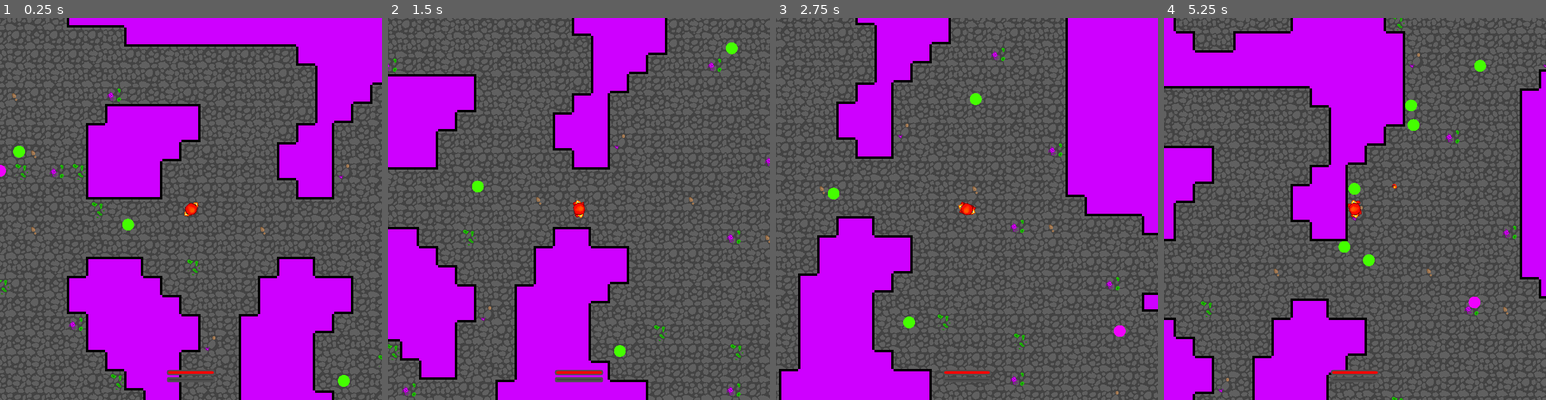
Above: before the commit, frames 1-4 (left to right).
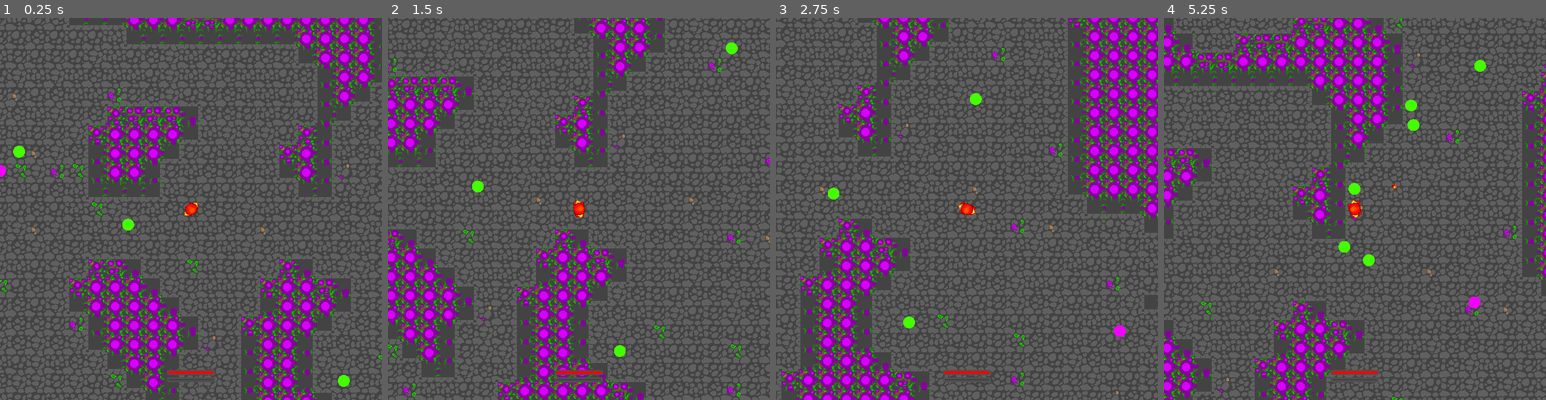
Above: after the commit, the same moments.

Repository: the-alex-g/TrialByFire
Game: Godot game, scene res://Main/Main.tscn
Same seed, same stepped clock (60 frames per second), same inputs: the game is played once before the commit and once after it.
Inputs (mouse positions are in pixels of both pictures, inside the frame that each line leads up to):
- Up to frame 1 (0.25 s): no input
- Up to frame 2 (1.5 s): tap Enter (teleport) at 0.5, 1.35 s; move the mouse to (663, 189) at 0.52 s; hold D (right) 0.53-1.28 s; click (663, 189) at 0.6 s; move the mouse to (502, 228) at 1.27 s; hold S (down) from 1.28 s (still down)
- Up to frame 3 (2.75 s): move the mouse to (1005, 124) at 2.02 s; release S (down) at 2.03 s; hold D (right) from 2.03 s (still down); click (1005, 124) at 2.1 s
- Up to frame 4 (5.25 s): move the mouse to (1335, 285) at 2.77 s; release D (right) at 2.78 s; hold W (up) 2.78-3.53 s; tap Enter (teleport) at 2.85, 4.35 s; move the mouse to (1469, 266) at 3.52 s; hold A (left) 3.53-5.03 s; click (1469, 266) at 3.6 s; move the mouse to (1240, 151) at 4.27 s; move the mouse to (1374, 209) at 5.02 s; hold S (down) from 5.03 s (still down); click (1374, 209) at 5.1 s

The runs differ from the first frame. In frame 1, 31% of the frame differs, in the area x 17-100%, y 0-100%; in frame 2, 25%; in frame 3, 27%; in frame 4, 27%.

Commit message:
Start working on actual wall art

Diff:
--- a/project/Main/Main.gd
+++ b/project/Main/Main.gd
@@ -15,7 +15,7 @@
 	12:"decorated",
 }
 const PLAIN_TILE_MULTIPLIER := 20
-const WALL_TILE := 3
+const WALL_TILE := 13
 const ENEMY_DATA := [
 	{"path":"res://Enemy/MeleeEnemy.tscn", "ratio":2},
 	{"path":"res://Enemy/RangedEnemy.tscn", "ratio":2},
--- a/project/Main/Main.tscn
+++ b/project/Main/Main.tscn
@@ -4,7 +4,7 @@
 [ext_resource path="res://Main/FloorTiles.png" type="Texture" id=2]
 [ext_resource path="res://Player/Player.tscn" type="PackedScene" id=3]
 [ext_resource path="res://Main/HUD.tscn" type="PackedScene" id=4]
-[ext_resource path="res://Main/test_autotile_3x3.png" type="Texture" id=5]
+[ext_resource path="res://Main/Walls.png" type="Texture" id=5]
 
 [sub_resource type="ConvexPolygonShape2D" id=2]
 points = PoolVector2Array( 0, 0, 32, 0, 32, 32, 0, 32 )
@@ -52,120 +52,6 @@
 points = PoolVector2Array( 0, 0, 32, 0, 32, 32, 0, 32 )
 
 [sub_resource type="TileSet" id=1]
-3/name = "test_autotile_3x3.png 3"
-3/texture = ExtResource( 5 )
-3/tex_offset = Vector2( 0, 0 )
-3/modulate = Color( 1, 1, 1, 1 )
-3/region = Rect2( 0, 0, 128, 128 )
-3/tile_mode = 1
-3/autotile/bitmask_mode = 1
-3/autotile/bitmask_flags = [ Vector2( 0, 0 ), 144, Vector2( 0, 1 ), 146, Vector2( 0, 2 ), 18, Vector2( 0, 3 ), 16, Vector2( 1, 0 ), 16777392, Vector2( 1, 1 ), 17039538, Vector2( 1, 2 ), 262194, Vector2( 1, 3 ), 48, Vector2( 2, 0 ), 20971704, Vector2( 2, 1 ), 21299386, Vector2( 2, 2 ), 327738, Vector2( 2, 3 ), 56, Vector2( 3, 0 ), 4194456, Vector2( 3, 1 ), 4259994, Vector2( 3, 2 ), 65562, Vector2( 3, 3 ), 24 ]
-3/autotile/icon_coordinate = Vector2( 0, 0 )
-3/autotile/tile_size = Vector2( 32, 32 )
-3/autotile/spacing = 0
-3/autotile/occluder_map = [  ]
-3/autotile/navpoly_map = [  ]
-3/autotile/priority_map = [  ]
-3/autotile/z_index_map = [  ]
-3/occluder_offset = Vector2( 0, 0 )
-3/navigation_offset = Vector2( 0, 0 )
-3/shape_offset = Vector2( 0, 0 )
-3/shape_transform = Transform2D( 1, 0, 0, 1, 0, 0 )
-3/shape = SubResource( 2 )
-3/shape_one_way = false
-3/shape_one_way_margin = 1.0
-3/shapes = [ {
-"autotile_coord": Vector2( 0, 0 ),
-"one_way": false,
-"one_way_margin": 1.0,
-"shape": SubResource( 2 ),
-"shape_transform": Transform2D( 1, 0, 0, 1, 0, 0 )
-}, {
-"autotile_coord": Vector2( 1, 0 ),
-"one_way": false,
-"one_way_margin": 1.0,
-"shape": SubResource( 3 ),
-"shape_transform": Transform2D( 1, 0, 0, 1, 0, 0 )
-}, {
-"autotile_coord": Vector2( 2, 0 ),
-"one_way": false,
-"one_way_margin": 1.0,
-"shape": SubResource( 4 ),
-"shape_transform": Transform2D( 1, 0, 0, 1, 0, 0 )
-}, {
-"autotile_coord": Vector2( 3, 0 ),
-"one_way": false,
-"one_way_margin": 1.0,
-"shape": SubResource( 5 ),
-"shape_transform": Transform2D( 1, 0, 0, 1, 0, 0 )
-}, {
-"autotile_coord": Vector2( 0, 1 ),
-"one_way": false,
-"one_way_margin": 1.0,
-"shape": SubResource( 6 ),
-"shape_transform": Transform2D( 1, 0, 0, 1, 0, 0 )
-}, {
-"autotile_coord": Vector2( 1, 1 ),
-"one_way": false,
-"one_way_margin": 1.0,
-"shape": SubResource( 7 ),
-"shape_transform": Transform2D( 1, 0, 0, 1, 0, 0 )
-}, {
-"autotile_coord": Vector2( 3, 1 ),
-"one_way": false,
-"one_way_margin": 1.0,
-"shape": SubResource( 8 ),
-"shape_transform": Transform2D( 1, 0, 0, 1, 0, 0 )
-}, {
-"autotile_coord": Vector2( 0, 2 ),
-"one_way": false,
-"one_way_margin": 1.0,
-"shape": SubResource( 9 ),
-"shape_transform": Transform2D( 1, 0, 0, 1, 0, 0 )
-}, {
-"autotile_coord": Vector2( 1, 2 ),
-"one_way": false,
-"one_way_margin": 1.0,
-"shape": SubResource( 10 ),
-"shape_transform": Transform2D( 1, 0, 0, 1, 0, 0 )
-}, {
-"autotile_coord": Vector2( 2, 2 ),
-"one_way": false,
-"one_way_margin": 1.0,
-"shape": SubResource( 11 ),
-"shape_transform": Transform2D( 1, 0, 0, 1, 0, 0 )
-}, {
-"autotile_coord": Vector2( 3, 2 ),
-"one_way": false,
-"one_way_margin": 1.0,
-"shape": SubResource( 12 ),
-"shape_transform": Transform2D( 1, 0, 0, 1, 0, 0 )
-}, {
-"autotile_coord": Vector2( 0, 3 ),
-"one_way": false,
-"one_way_margin": 1.0,
-"shape": SubResource( 13 ),
-"shape_transform": Transform2D( 1, 0, 0, 1, 0, 0 )
-}, {
-"autotile_coord": Vector2( 1, 3 ),
-"one_way": false,
-"one_way_margin": 1.0,
-"shape": SubResource( 14 ),
-"shape_transform": Transform2D( 1, 0, 0, 1, 0, 0 )
-}, {
-"autotile_coord": Vector2( 2, 3 ),
-"one_way": false,
-"one_way_margin": 1.0,
-"shape": SubResource( 15 ),
-"shape_transform": Transform2D( 1, 0, 0, 1, 0, 0 )
-}, {
-"autotile_coord": Vector2( 3, 3 ),
-"one_way": false,
-"one_way_margin": 1.0,
-"shape": SubResource( 16 ),
-"shape_transform": Transform2D( 1, 0, 0, 1, 0, 0 )
-} ]
-3/z_index = 0
 4/name = "FloorTiles.png 4"
 4/texture = ExtResource( 2 )
 4/tex_offset = Vector2( 0, 0 )
@@ -292,6 +178,120 @@
 12/shape_one_way_margin = 0.0
 12/shapes = [  ]
 12/z_index = 0
+13/name = "Walls.png 13"
+13/texture = ExtResource( 5 )
+13/tex_offset = Vector2( 0, 0 )
+13/modulate = Color( 1, 1, 1, 1 )
+13/region = Rect2( 0, 0, 128, 128 )
+13/tile_mode = 1
+13/autotile/bitmask_mode = 1
+13/autotile/bitmask_flags = [ Vector2( 0, 0 ), 144, Vector2( 0, 1 ), 146, Vector2( 0, 2 ), 18, Vector2( 0, 3 ), 16, Vector2( 1, 0 ), 16777392, Vector2( 1, 1 ), 17039538, Vector2( 1, 2 ), 262194, Vector2( 1, 3 ), 48, Vector2( 2, 0 ), 20971704, Vector2( 2, 1 ), 21299386, Vector2( 2, 2 ), 327738, Vector2( 2, 3 ), 56, Vector2( 3, 0 ), 4194456, Vector2( 3, 1 ), 4259994, Vector2( 3, 2 ), 65562, Vector2( 3, 3 ), 24 ]
+13/autotile/icon_coordinate = Vector2( 0, 0 )
+13/autotile/tile_size = Vector2( 32, 32 )
+13/autotile/spacing = 0
+13/autotile/occluder_map = [  ]
+13/autotile/navpoly_map = [  ]
+13/autotile/priority_map = [  ]
+13/autotile/z_index_map = [  ]
+13/occluder_offset = Vector2( 0, 0 )
+13/navigation_offset = Vector2( 0, 0 )
+13/shape_offset = Vector2( 0, 0 )
+13/shape_transform = Transform2D( 1, 0, 0, 1, 0, 0 )
+13/shape = SubResource( 2 )
+13/shape_one_way = false
+13/shape_one_way_margin = 1.0
+13/shapes = [ {
+"autotile_coord": Vector2( 0, 0 ),
+"one_way": false,
+"one_way_margin": 1.0,
+"shape": SubResource( 2 ),
+"shape_transform": Transform2D( 1, 0, 0, 1, 0, 0 )
+}, {
+"autotile_coord": Vector2( 1, 0 ),
+"one_way": false,
+"one_way_margin": 1.0,
+"shape": SubResource( 3 ),
+"shape_transform": Transform2D( 1, 0, 0, 1, 0, 0 )
+}, {
+"autotile_coord": Vector2( 2, 0 ),
+"one_way": false,
+"one_way_margin": 1.0,
+"shape": SubResource( 4 ),
+"shape_transform": Transform2D( 1, 0, 0, 1, 0, 0 )
+}, {
+"autotile_coord": Vector2( 3, 0 ),
+"one_way": false,
+"one_way_margin": 1.0,
+"shape": SubResource( 5 ),
+"shape_transform": Transform2D( 1, 0, 0, 1, 0, 0 )
+}, {
+"autotile_coord": Vector2( 0, 1 ),
+"one_way": false,
+"one_way_margin": 1.0,
+"shape": SubResource( 6 ),
+"shape_transform": Transform2D( 1, 0, 0, 1, 0, 0 )
+}, {
+"autotile_coord": Vector2( 0, 2 ),
+"one_way": false,
+"one_way_margin": 1.0,
+"shape": SubResource( 7 ),
+"shape_transform": Transform2D( 1, 0, 0, 1, 0, 0 )
+}, {
+"autotile_coord": Vector2( 0, 3 ),
+"one_way": false,
+"one_way_margin": 1.0,
+"shape": SubResource( 8 ),
+"shape_transform": Transform2D( 1, 0, 0, 1, 0, 0 )
+}, {
+"autotile_coord": Vector2( 1, 3 ),
+"one_way": false,
+"one_way_margin": 1.0,
+"shape": SubResource( 9 ),
+"shape_transform": Transform2D( 1, 0, 0, 1, 0, 0 )
+}, {
+"autotile_coord": Vector2( 2, 3 ),
+"one_way": false,
+"one_way_margin": 1.0,
+"shape": SubResource( 10 ),
+"shape_transform": Transform2D( 1, 0, 0, 1, 0, 0 )
+}, {
+"autotile_coord": Vector2( 3, 3 ),
+"one_way": false,
+"one_way_margin": 1.0,
+"shape": SubResource( 11 ),
+"shape_transform": Transform2D( 1, 0, 0, 1, 0, 0 )
+}, {
+"autotile_coord": Vector2( 3, 2 ),
+"one_way": false,
+"one_way_margin": 1.0,
+"shape": SubResource( 12 ),
+"shape_transform": Transform2D( 1, 0, 0, 1, 0, 0 )
+}, {
+"autotile_coord": Vector2( 3, 1 ),
+"one_way": false,
+"one_way_margin": 1.0,
+"shape": SubResource( 13 ),
+"shape_transform": Transform2D( 1, 0, 0, 1, 0, 0 )
+}, {
+"autotile_coord": Vector2( 1, 1 ),
+"one_way": false,
+"one_way_margin": 1.0,
+"shape": SubResource( 14 ),
+"shape_transform": Transform2D( 1, 0, 0, 1, 0, 0 )
+}, {
+"autotile_coord": Vector2( 1, 2 ),
+"one_way": false,
+"one_way_margin": 1.0,
+"shape": SubResource( 15 ),
+"shape_transform": Transform2D( 1, 0, 0, 1, 0, 0 )
+}, {
+"autotile_coord": Vector2( 2, 2 ),
+"one_way": false,
+"one_way_margin": 1.0,
+"shape": SubResource( 16 ),
+"shape_transform": Transform2D( 1, 0, 0, 1, 0, 0 )
+} ]
+13/z_index = 0
 
 [node name="Main" type="Node2D"]
 script = ExtResource( 1 )
Binary file added: project/Main/Walls.png
Not shown, added: project/Main/Walls.png.import
Not shown, added: WallsWithEdgeGuides.png
Not shown, added: piskel_files/Walls.piskel
